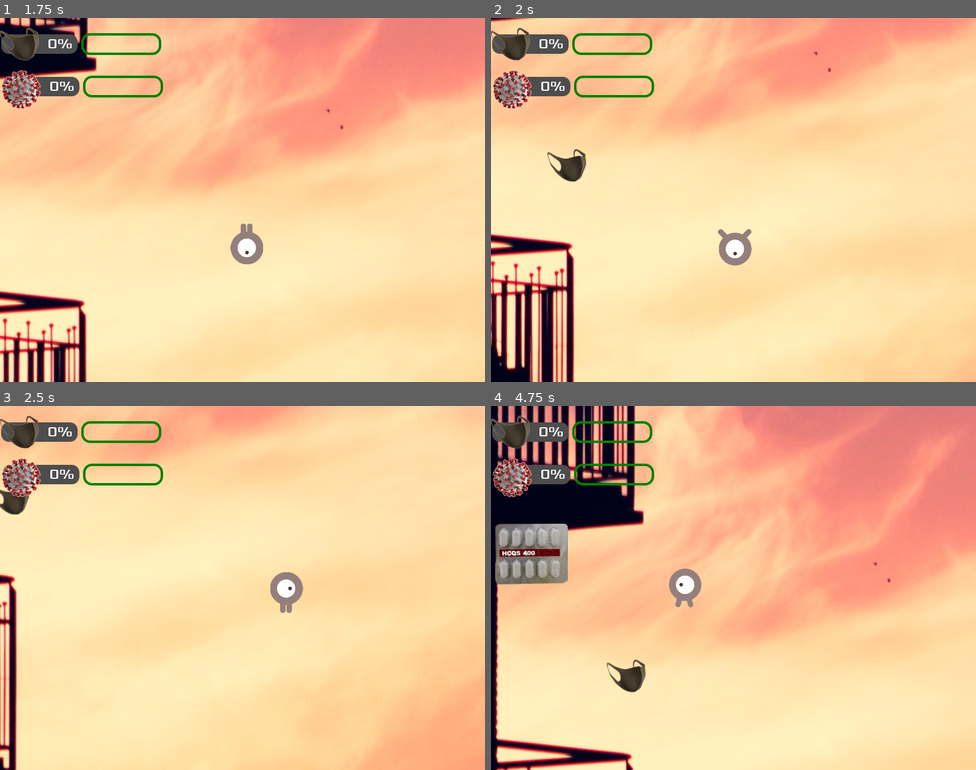
Above: before the commit, frames 1-4 (two rows, left to right).
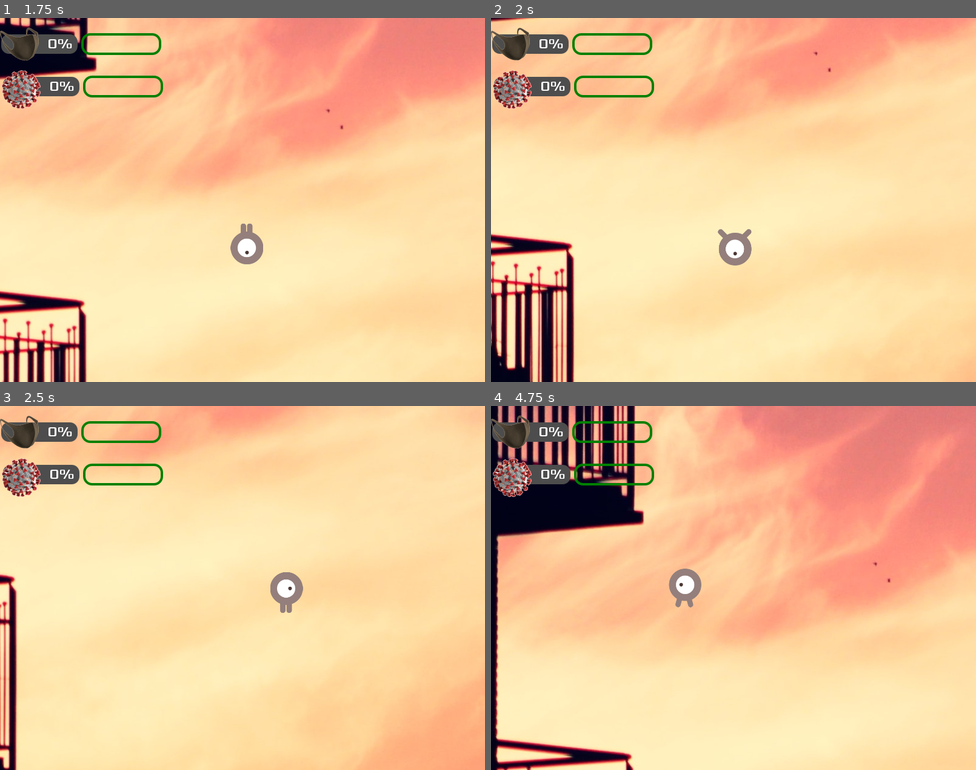
Above: after the commit, the same moments.

Repository: jwackito/dodgethecovid
Game: Godot game, scene res://scenes/LevelOne.tscn
Two runs of this game, one before a commit and one after it. Both use one fixed random seed, a clock stepped at 60 frames per second and the inputs below.
Inputs:
- Up to frame 1 (1.75 s): tap Enter at 0.5 s; hold Right (ui_right) 0.53-1.28 s; hold Down (ui_down) from 1.28 s (still down)
- Up to frame 2 (2 s): keep holding Down (ui_down)
- Up to frame 3 (2.5 s): release Down (ui_down) at 2.03 s; hold Right (ui_right) from 2.03 s (still down)
- Up to frame 4 (4.75 s): release Right (ui_right) at 2.78 s; hold Up (ui_up) 2.78-3.53 s; hold Left (ui_left) from 3.53 s (still down)

Frame 1 is identical in both runs. In frame 2, 0.4% of the frame differs, in the area x 11-20%, y 36-45%; in frame 3, 0.3%; in frame 4, 2.9%, in the area x 0-32%, y 32-79%.

Commit message:
level size to LeveOne Layer

Diff:
--- a/Dodge The Creeps/src/LevelOne.gd
+++ b/Dodge The Creeps/src/LevelOne.gd
@@ -31,9 +31,8 @@
 		"spawn_percent": 0,
 	},
 }
-var size
+export var level_size = Vector2(5000,3500)
 func _ready():
-	size = get_viewport().size
 	randomize()
 	$LevelLayer/SpawnEnemyTimer.start()
 	$LevelLayer/SpawnItemTimer.start()
@@ -71,8 +70,8 @@
 
 func _spaw_item(Item):
 	var item = Item.instance()
-	item.position.x = randi()%int(size.x)
-	item.position.y = randi()%int(size.y)
+	item.position.x = randi()%int(level_size.x)
+	item.position.y = randi()%int(level_size.y)
 	add_child(item)
 
 func _on_SpawnItemTimer_timeout():
--- a/Dodge The Creeps/src/Player.gd
+++ b/Dodge The Creeps/src/Player.gd
@@ -14,7 +14,7 @@
 # Called when the node enters the scene tree for the first time.
 func _ready():
 	screen_size = get_viewport_rect().size
-	level_size = Vector2(5000, 3500)
+	level_size = get_parent().get_parent().level_size
 
 func get_velocity_from_input():
 	var velocity = Vector2()
